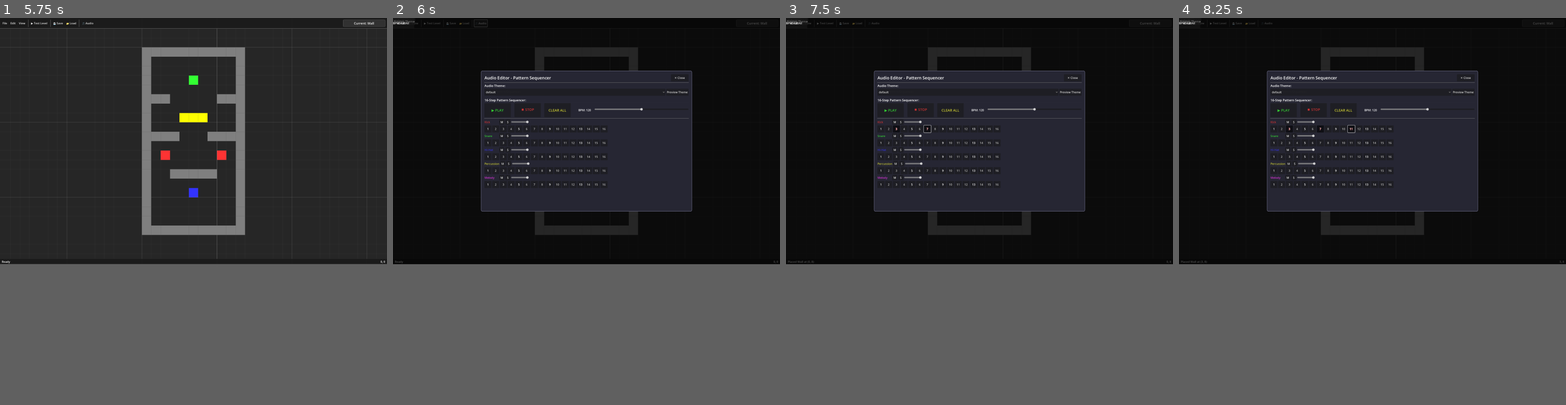
Above: before the commit, frames 1-4 (left to right).
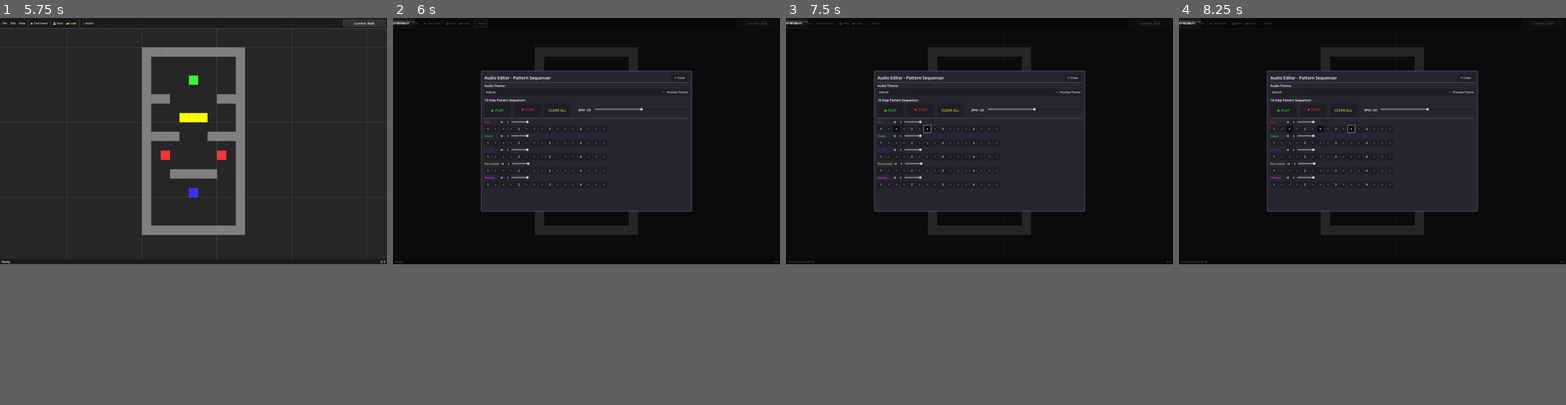
Above: after the commit, the same moments.

Repository: rubiconRiver/tomb-of-the-mask-clone
Game: Godot game, scene res://scenes/level_editor/LevelEditor.tscn
Two runs of this game, one before a commit and one after it. Both use one fixed random seed, a clock stepped at 60 frames per second and the inputs below. This scene is started directly instead of the project's main scene.
Inputs (mouse positions are in pixels of both pictures, inside the frame that each line leads up to):
- Up to frame 1 (5.75 s): click "File" at 0.5 s; click "Edit" at 1.25 s; click "View" at 2 s; click "▶ Test Level" at 2.75 s; click "⚙️" at 3.5 s; click "SLOWER" at 4.25 s; tap Enter at 5 s; move the mouse to (278, 130) at 5.02 s; hold Right from 5.03 s (still down); hold M from 5.03 s (still down); click (278, 130) at 5.17 s
- Up to frame 2 (6 s): release Right at 5.75 s; release M at 5.75 s; click "🎵 Audio" at 5.75 s
- Up to frame 3 (7.5 s): click (898, 130) at 6.5 s, where only the run after the commit has a clickable "+"; click (929, 130) at 7.25 s, where only the run after the commit has a clickable "+"
- Up to frame 4 (8.25 s): click (1353, 130) at 8 s, where only the run after the commit has a clickable "+"

Frame 1 is identical in both runs. In frame 2, 0.2% of the frame differs, in the area x 26-55%, y 28-44%; in frame 3, 0.2%; in frame 4, 0.2%.

Commit message:
Add musical notation to AudioEditor step buttons
- Replace numbered buttons (1-16) with musical timing notation
- Quarter notes show as "1", "2", "3", "4" in white (beats 1,5,9,13)
- 8th notes show as "+" in gray (beats 3,7,11,15)
- 16th notes show as "•" in gray (all other beats)
- Maintains all existing audio functionality and visual feedback

🤖 Generated with [Claude Code](https://claude.ai/code)

Co-Authored-By: Claude <noreply@anthropic.com>

Diff:
--- a/scripts/tools/AudioEditor.gd
+++ b/scripts/tools/AudioEditor.gd
@@ -378,18 +378,25 @@
 	var steps_container = HBoxContainer.new()
 	track_container.add_child(steps_container)
 
-	# Create 16 step buttons (ORIGINAL WORKING VERSION)
+	# Create 16 step buttons with musical notation
 	var step_buttons = []
 	for step in range(16):
 		var step_button = Button.new()
 		step_button.custom_minimum_size = Vector2(40, 40)
 		step_button.toggle_mode = true
-		step_button.text = str(step + 1)
-
-		# Color coding for beats (1, 5, 9, 13 are strong beats) - ORIGINAL VERSION
+
+		# Set text based on musical timing
 		if step % 4 == 0:
+			# Quarter notes: 1, 2, 3, 4 (steps 0,4,8,12 -> 1,2,3,4)
+			step_button.text = str((step / 4) + 1)
 			step_button.add_theme_color_override("font_color", Color.WHITE)
+		elif step % 2 == 0:
+			# 8th notes: + (steps 2,6,10,14)
+			step_button.text = "+"
+			step_button.add_theme_color_override("font_color", Color.GRAY)
 		else:
+			# 16th notes: • (steps 1,3,5,7,9,11,13,15)
+			step_button.text = "•"
 			step_button.add_theme_color_override("font_color", Color.GRAY)
 
 		step_button.pressed.connect(_on_step_toggled.bind(track_type, step, step_button))
